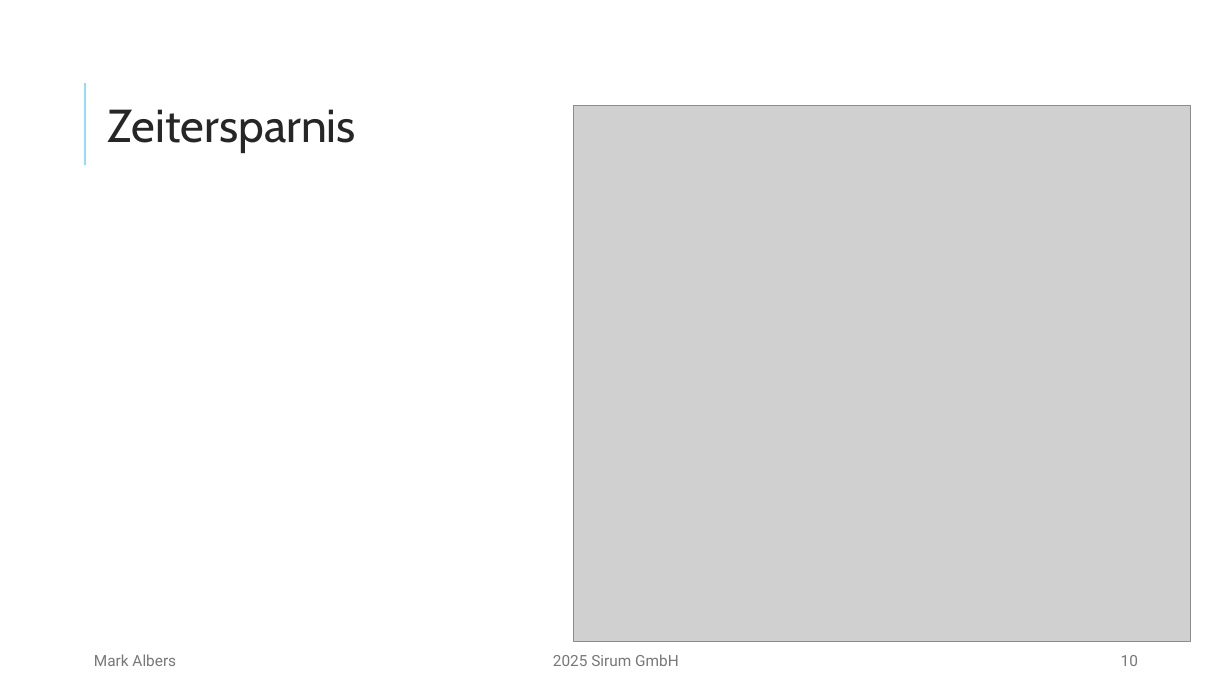
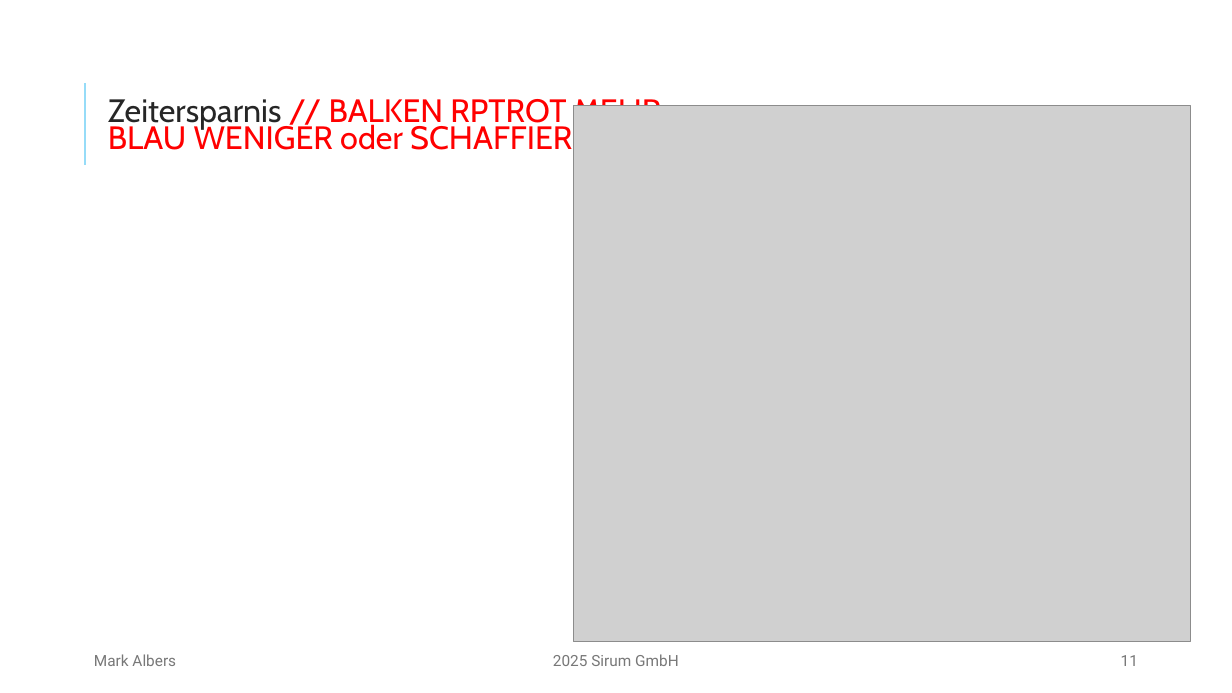
Before and after one commit to mork02/IHK-Projekt, a slide deck: slide 11 of Präsentation/Entwicklung eines Odoo-Moduls zur ZIP-komprimierten Dateiverwaltung im Dokumentenmanagementsystem.pptx (slide 10 before the commit). Drawn at 1232x693 pixels with LibreOffice and Linux fonts; fonts in the diff are those of the drawing; grey boxes stand for pictures. Boxes give left, top, right and bottom in pixels: in the first picture for what was removed or moved away, otherwise in the second. Text is boxed around its words. In the diff, an @@ line names an element or a change of style, - is before the commit and + after.

```diff
--- a/Präsentation/Entwicklung eines Odoo-Moduls zur ZIP-komprimierten Dateiverwaltung im Dokumentenmanagementsystem.pptx
+++ b/Präsentation/Entwicklung eines Odoo-Moduls zur ZIP-komprimierten Dateiverwaltung im Dokumentenmanagementsystem.pptx
@@ text at [108,94,662,157]: text changed; size 36 to 25.2 pt; text colour #262626 to #FF0000 @@
-Zeitersparnis
+Zeitersparnis // BALKEN RPTROT MEHR BLAU WENIGER oder SCHAFFIEREN
@@ page number at [1121,655,1138,666]: text changed @@
-10
+11
```
Also in this commit, not shown: 5 other slides changed, 1 slide added.
